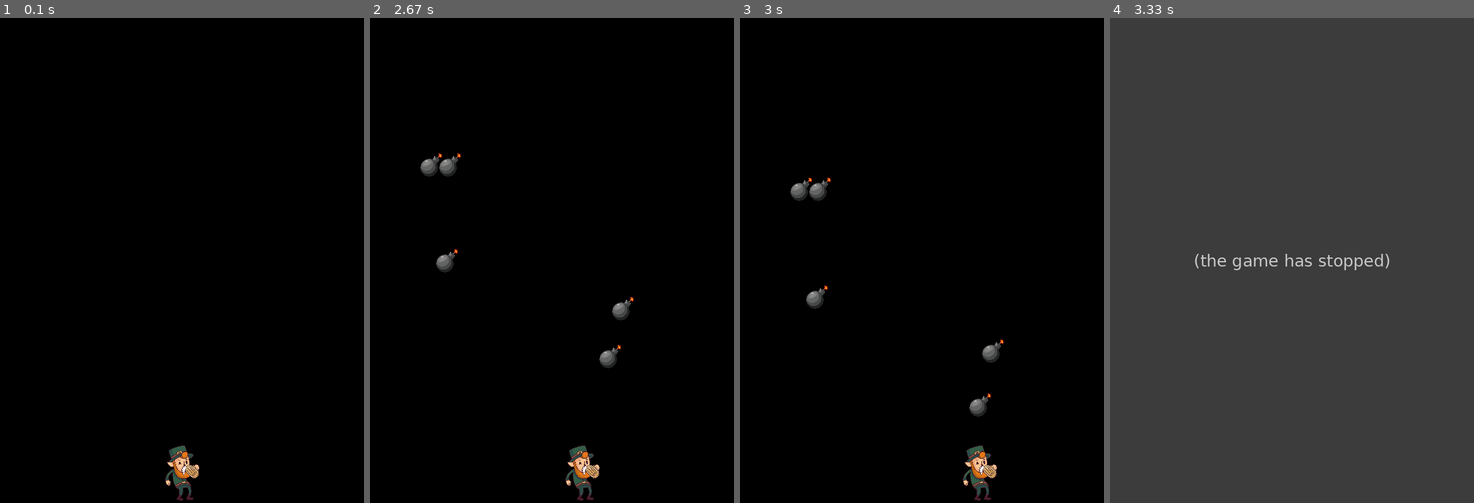
Above: before the commit, frames 1-4 (left to right).
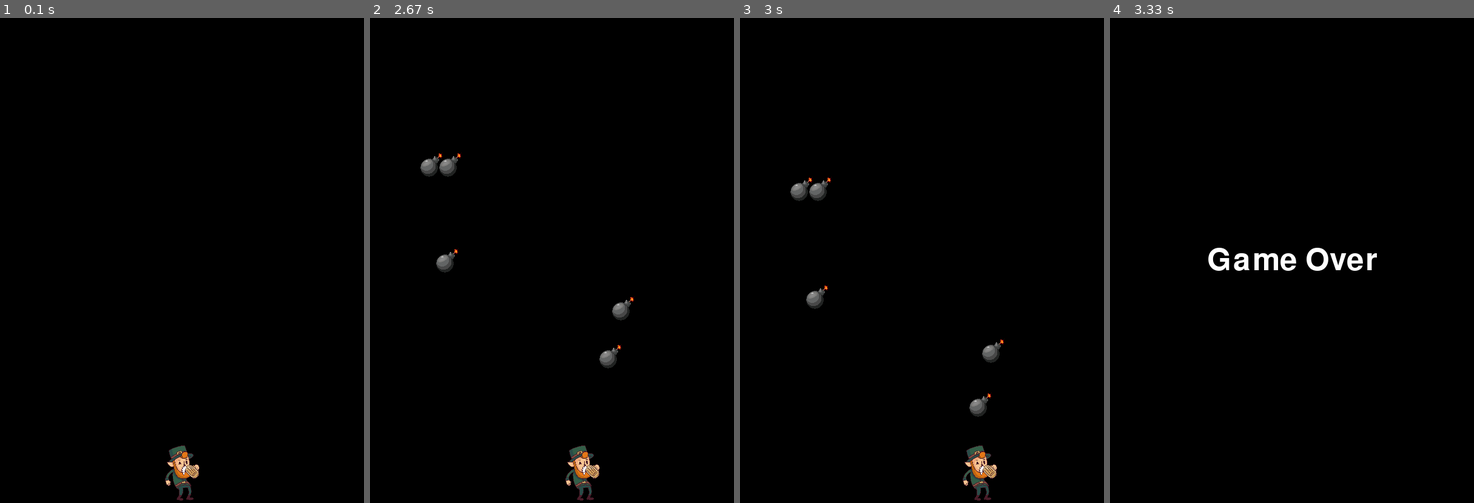
Above: after the commit, the same moments.

Repository: SKHU-OSS-2024-2/pygame-delta-avoiding-bomb
Game: pygame game, started from bomb_game/bomb_game.py
Same seed, same stepped clock (60 frames per second), same inputs: the game is played once before the commit and once after it.
Inputs:
- Up to frame 1 (0.1 s): no input
- Up to frame 2 (2.67 s): hold Right 0.33-0.8 s; hold Right 0.83-1.3 s; hold Left 1.33-1.87 s; hold Left 1.9-2.3 s; hold Right from 2.33 s (still down)
- Up to frame 3 (3 s): release Right at 2.97 s
- Up to frame 4 (3.33 s): hold Left from 3 s (still down)

Frames 1-3 are identical in both runs. In frame 4, 100% of the frame differs, in the area x 0-100%, y 0-100%.
Before the commit the program exited at 3.13 s; later frames show no game.

Commit message:
Add Game Over code

Diff:
--- a/bomb_game/bomb_game.py
+++ b/bomb_game/bomb_game.py
@@ -7,11 +7,14 @@
 # 3. pygame에 사용되는 전역변수 선언
 
 BLACK = (0, 0, 0)
+WHITE = (255, 255, 255)
 size = [600, 800]
 screen = pygame.display.set_mode(size)
 
 done = False
 clock = pygame.time.Clock()
+
+game_over = False  # 게임 오버 상태를 나타내는 변수
 
 def runGame():
     bomb_image = pygame.image.load('bomb.png')
@@ -31,9 +34,10 @@
     person.left = size[0] // 2 - person.width // 2
     person.top = size[1] - person.height
     person_dx = 0
-    person_dy = 0
 
-    global done
+    global done, game_over
+    font = pygame.font.SysFont(None, 75)  # 게임오버 텍스트를 위한 폰트 설정
+
     while not done:
         clock.tick(30)
         screen.fill(BLACK)
@@ -42,7 +46,7 @@
             if event.type == pygame.QUIT:
                 done = True
                 break
-            elif event.type == pygame.KEYDOWN:
+            elif event.type == pygame.KEYDOWN and not game_over:
                 if event.key == pygame.K_LEFT:
                     person_dx = -5
                 elif event.key == pygame.K_RIGHT:
@@ -53,32 +57,37 @@
                 elif event.key == pygame.K_RIGHT:
                     person_dx = 0
 
-        for bomb in bombs:
-            bomb['rect'].top += bomb['dy']
-            if bomb['rect'].top > size[1]:
-                bombs.remove(bomb)
-                rect = pygame.Rect(bomb_image.get_rect())
-                rect.left = random.randint(0, size[0])
-                rect.top = -100
-                dy = random.randint(3, 9)
-                bombs.append({'rect': rect, 'dy': dy})
+        if not game_over:
+            for bomb in bombs:
+                bomb['rect'].top += bomb['dy']
+                if bomb['rect'].top > size[1]:
+                    bombs.remove(bomb)
+                    rect = pygame.Rect(bomb_image.get_rect())
+                    rect.left = random.randint(0, size[0])
+                    rect.top = -100
+                    dy = random.randint(3, 9)
+                    bombs.append({'rect': rect, 'dy': dy})
 
-        person.left = person.left + person_dx
+            person.left = person.left + person_dx
 
-        if person.left < 0:
-            person.left = 0
-        elif person.left > size[0] - person.width:
-            person.left = size[0] - person.width
+            if person.left < 0:
+                person.left = 0
+            elif person.left > size[0] - person.width:
+                person.left = size[0] - person.width
 
-        screen.blit(person_image, person)
+            screen.blit(person_image, person)
 
-        for bomb in bombs:
-            if bomb['rect'].colliderect(person):
-                done = True
-            screen.blit(bomb_image, bomb['rect'])
+            for bomb in bombs:
+                if bomb['rect'].colliderect(person):
+                    game_over = True
+                screen.blit(bomb_image, bomb['rect'])
+
+        if game_over:
+            game_over_text = font.render("Game Over", True, WHITE)
+            screen.blit(game_over_text, (size[0] // 2 - game_over_text.get_width() // 2, size[1] // 2 - game_over_text.get_height() // 2))
+            pygame.display.update()
 
         pygame.display.update()
 
-
 runGame()
 pygame.quit()
